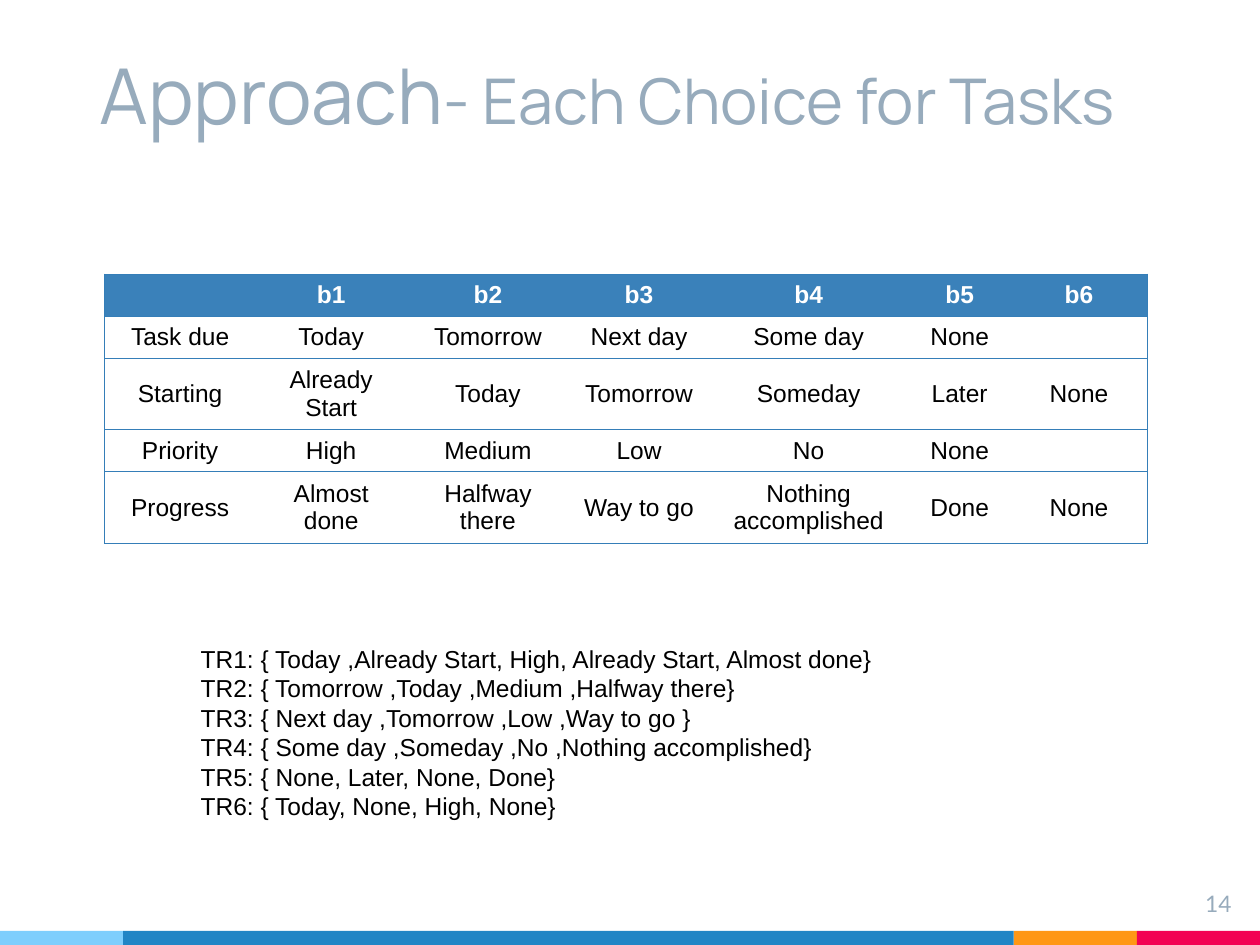
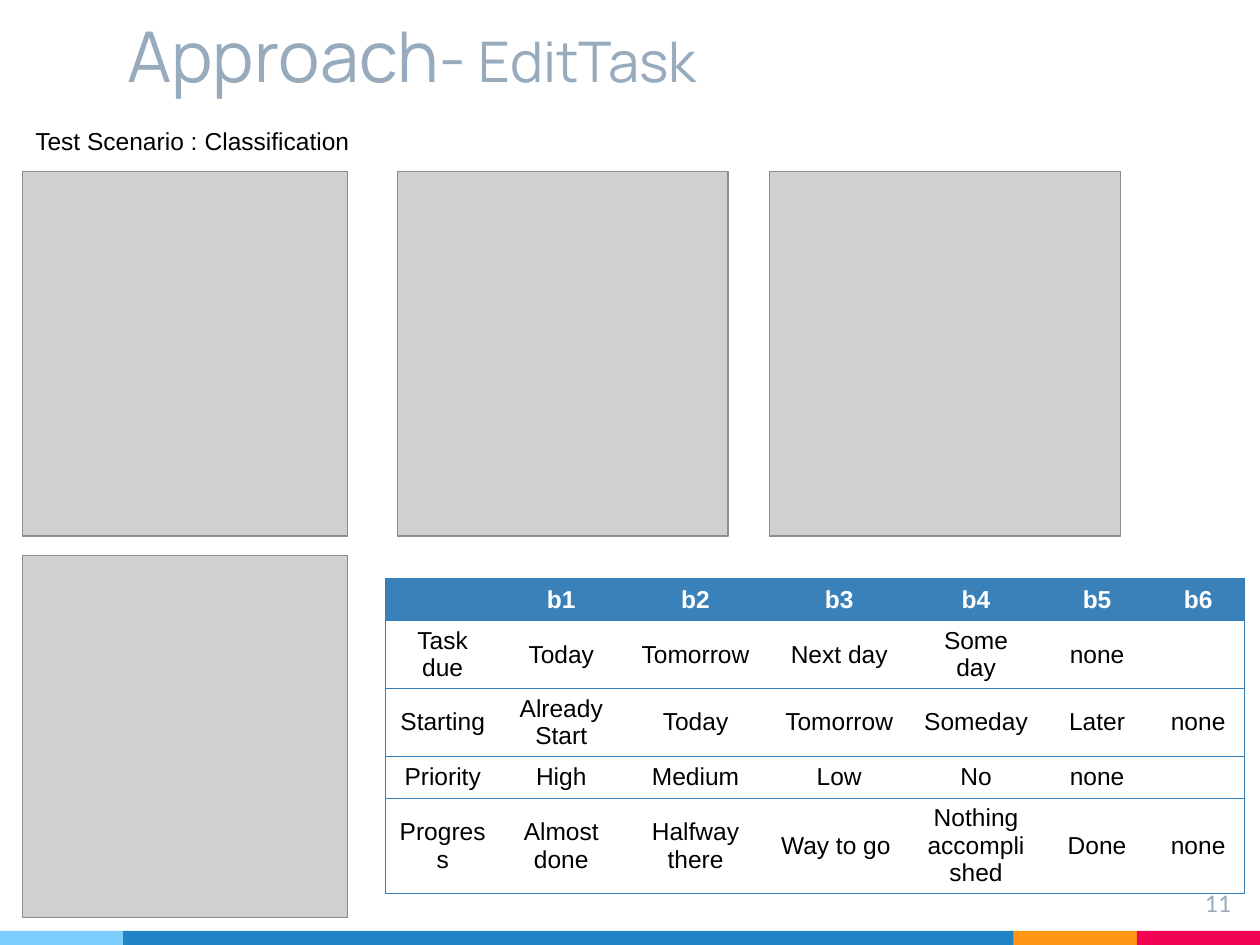
Before and after one commit to likesm0887/STV-Project, a slide deck: slide 11 of Document/軟體測試期末簡報.pptx (slide 14 before the commit). Drawn at 1260x945 pixels with LibreOffice and Linux fonts; fonts in the diff are those of the drawing; grey boxes stand for pictures. Boxes give left, top, right and bottom in pixels: in the first picture for what was removed or moved away, otherwise in the second. Text is boxed around its words. In the diff, an @@ line names an element or a change of style, - is before the commit and + after.

Commit message:
change ppt

```diff
--- a/Document/軟體測試期末簡報.pptx
+++ b/Document/軟體測試期末簡報.pptx
@@ title added at box(127, 31, 696, 99), 40 pt, text #97ABBC @@
+Approach- EditTask
@@ title removed at box(99, 68, 1114, 143) @@
-Approach- Each Choice for Tasks
@@ text added at box(35, 132, 349, 151), 14 pt, text #000000 @@
+Test Scenario : Classification
@@ picture added at box(23, 171, 348, 536) @@
@@ picture added at box(398, 171, 728, 536) @@
@@ picture added at box(770, 171, 1120, 536) @@
@@ picture added at box(23, 556, 348, 917) @@
@@ table at box(386, 578, 1244, 906) @@
-row 2, column 6: None
+row 2, column 6: none
-row 3, column 7: None
+row 3, column 7: none
-row 4, column 6: None
+row 4, column 6: none
-row 5, column 7: None
+row 5, column 7: none
@@ table: place and size @@
-table at box(105, 275, 1147, 543)
+table at box(386, 578, 1244, 906)
@@ text removed at box(201, 650, 871, 820) @@
-TR1: { Today ,Already Start, High, Already Start, Almost done}
-TR2: { Tomorrow ,Today ,Medium ,Halfway there}
-TR3: { Next day ,Tomorrow ,Low ,Way to go }
-TR4: { Some day ,Someday ,No ,Nothing accomplished}
-TR5: { None, Later, None, Done}
-TR6: { Today, None, High, None}
@@ page number at box(1205, 893, 1231, 912): text changed @@
-14
+11
```
Also in this commit, not shown: 2 other slides changed, 1 slide added.
